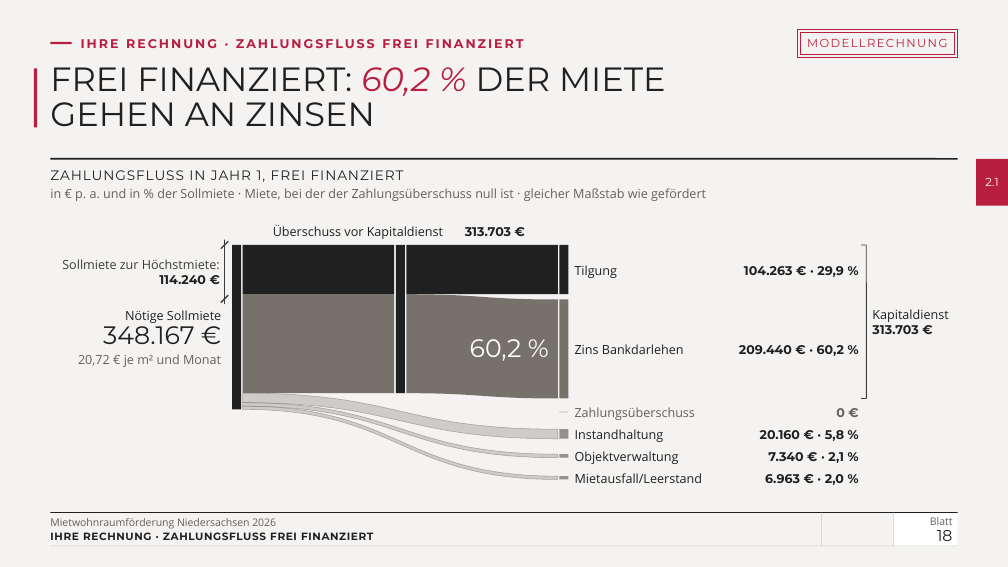
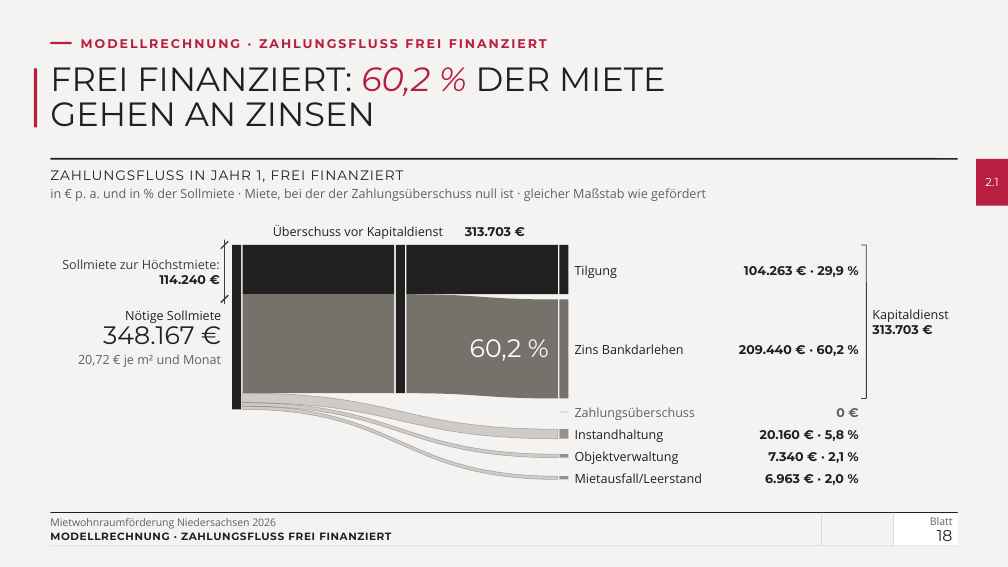
Before and after one commit to vgedaschko/NBank, a slide deck: slide 18 of praesentation/dist/PGN-Mietwohnraumfoerderung-Niedersachsen-2026-Vortrag.pptx. Drawn at 1008x567 pixels with LibreOffice and Linux fonts; fonts in the diff are those of the drawing; background and template pictures are left out. Boxes give left, top, right and bottom in pixels: in the first picture for what was removed or moved away, otherwise in the second. Text is boxed around its words. In the diff, an @@ line names an element or a change of style, - is before the commit and + after.

```diff
--- a/praesentation/dist/PGN-Mietwohnraumfoerderung-Niedersachsen-2026-Vortrag.pptx
+++ b/praesentation/dist/PGN-Mietwohnraumfoerderung-Niedersachsen-2026-Vortrag.pptx
@@ rectangle removed at (798, 29, 958, 57) @@
@@ text at (81, 39, 547, 48): text changed @@
-IHRE RECHNUNG · ZAHLUNGSFLUSS FREI FINANZIERT
+MODELLRECHNUNG · ZAHLUNGSFLUSS FREI FINANZIERT
@@ rectangle removed at (801, 32, 955, 54) @@
-MODELLRECHNUNG
@@ text at (50, 532, 391, 540): text changed @@
-IHRE RECHNUNG · ZAHLUNGSFLUSS FREI FINANZIERT
+MODELLRECHNUNG · ZAHLUNGSFLUSS FREI FINANZIERT
```
Also in this commit, not shown: 29 other slides changed, 31 other files.
